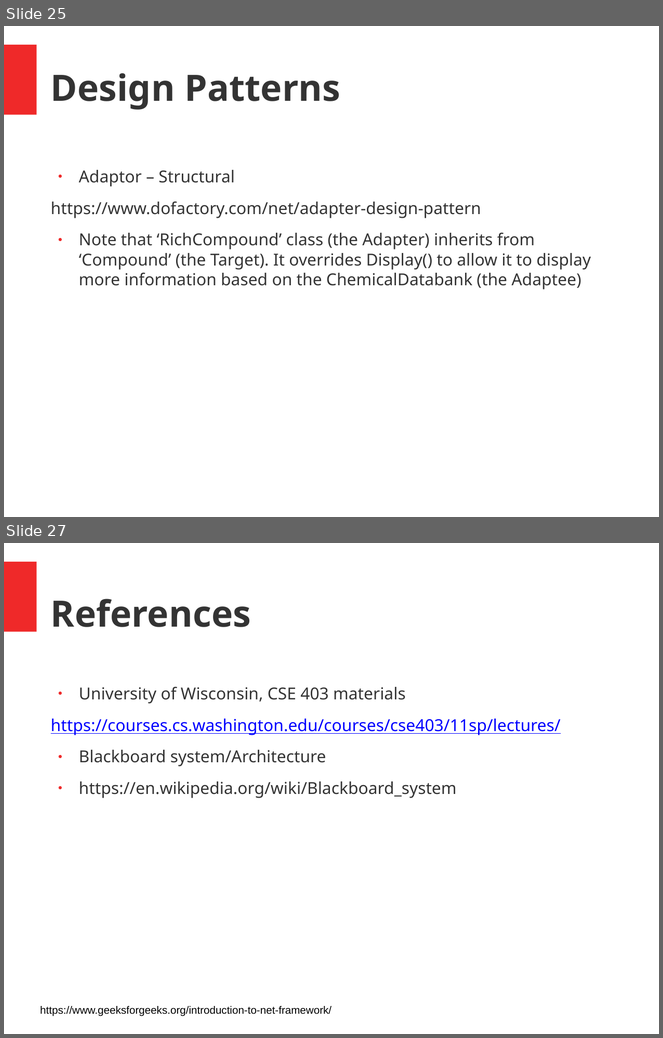
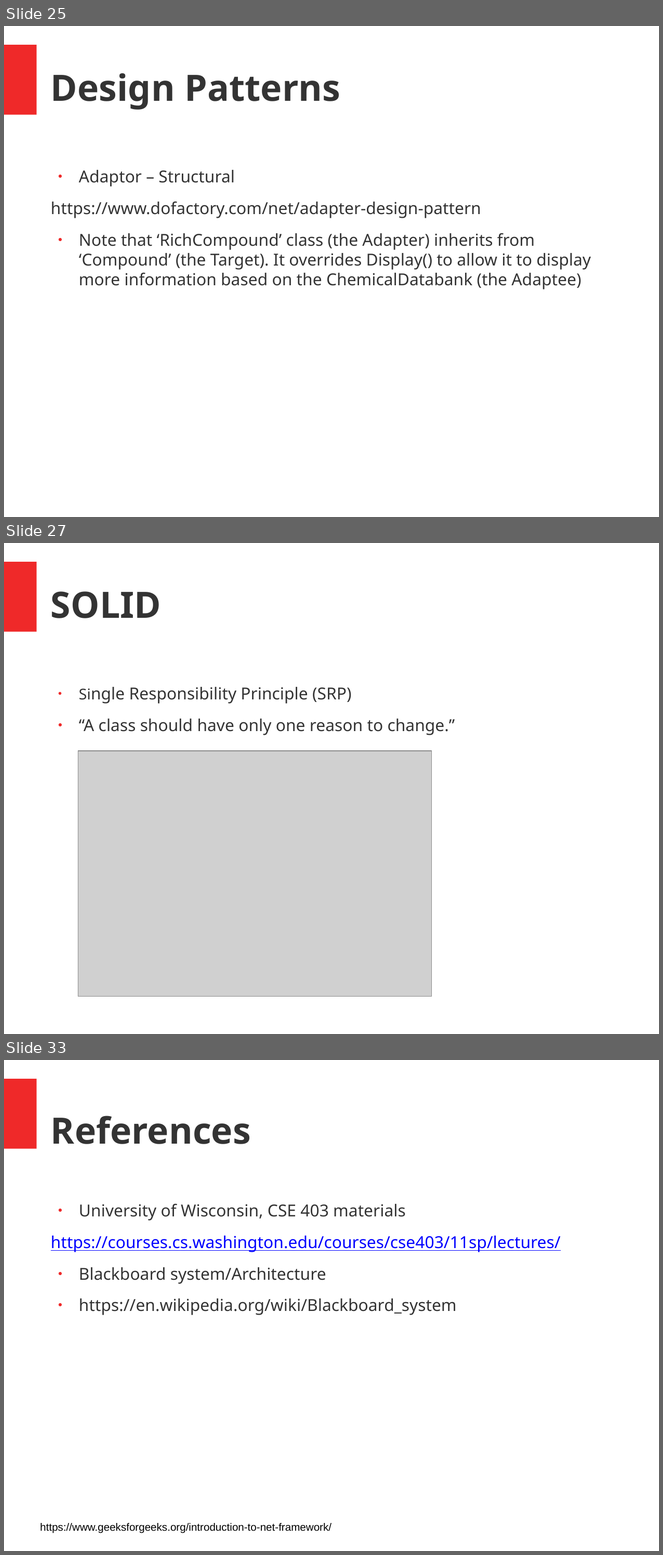
Before and after one commit to juschan/CSharp_ASPNET_Coaching, a slide deck: SE_Intro.pptx. Shown one above the other, each under a label of ours: slides 25 and 27 before the commit, slides 25, 27 and 33 after it; the slides between them are not shown. The pictures are 663x1038 and 663x1555 pixels, drawn with LibreOffice and Linux fonts; fonts in the diff are those of the drawing; grey boxes stand for pictures. Boxes give left, top, right and bottom in pixels: in the first picture for what was removed or moved away, otherwise in the second. Text is boxed around its words. In the diff, an @@ line names an element or a change of style, - is before the commit and + after.

```diff
--- a/SE_Intro.pptx
+++ b/SE_Intro.pptx
@@ slide 27 added at (4, 543, 659, 1034), background #FFFFFF; not listed: 1 template element that a slide beside it also shows @@
@@ text added at (51, 591, 161, 618), 44 pt, text #333333, bold @@
+SOLID
@@ text added at (79, 687, 455, 735), 20 pt, text #333333 @@
+● Single Responsibility Principle (SRP)
+● “A class should have only one reason to change.”
@@ picture added at (78, 751, 432, 996) @@
@@ what was slide 27 is now slide 33 @@
```
Also in this commit, not shown: 2 slides changed, 5 other slides added.
